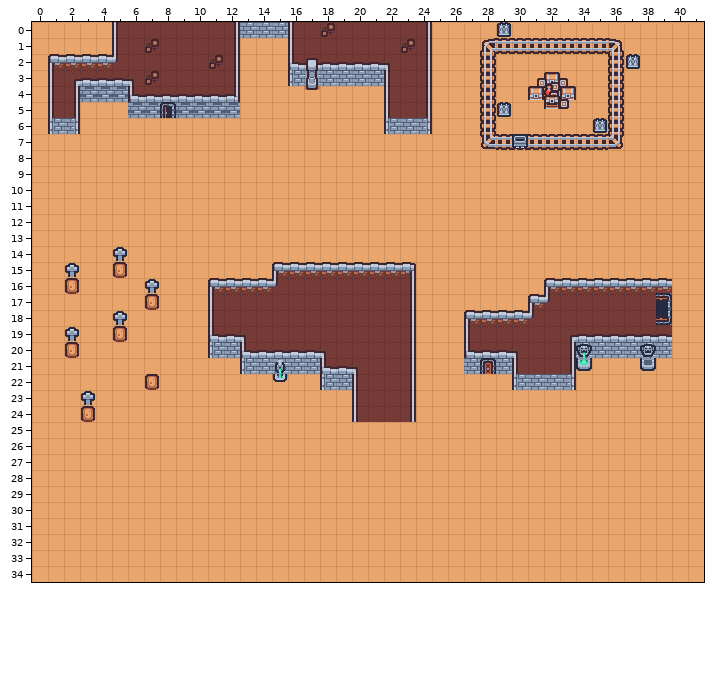
A Tiled map (JSON) gets an edit: assets/darkCave.tmj. The first picture shows the starting point.
Cells are 16x16 px. Shown: x 0..41, y 0..34.
The same view after the edit:
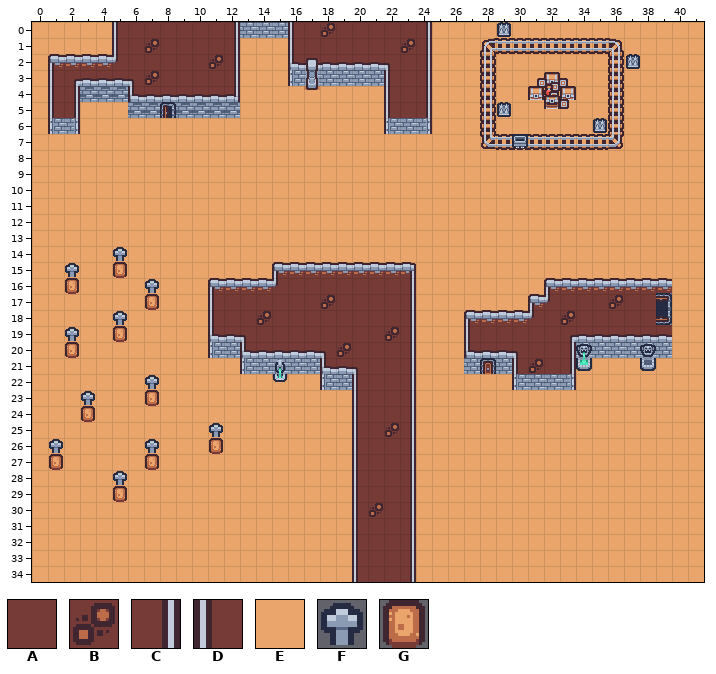
Key: from "kenney-tiny-town": A 0, B 12, C 13, D 15, E 48, F 64, G 66.
_ is an empty cell, # one hidden under a higher layer.
Difference:
Layer "Ground-n-Walkways":
y 25: x 20..23 EEEE -> DA#C
y 26..29: x 20..23 EEEE -> DAAC
y 30: x 20..23 EEEE -> D#AC
y 31..34: x 20..23 EEEE -> DAAC
Layer "Graveyard":
y 22: x 7 G -> F
y 23: x 7 _ -> G
y 25: x 11 _ -> F
y 26: x 1 _ -> F; x 7 _ -> F; x 11 _ -> G
y 27: x 1 _ -> G; x 7 _ -> G
y 28: x 5 _ -> F
y 29: x 5 _ -> G
Layer "Castle":
y 17: x 18 A -> B; x 36 A -> B
y 18: x 14 A -> B; x 33 A -> B
y 19: x 22 A -> B
y 20: x 19 A -> B
y 21: x 31 A -> B
y 25: x 22 _ -> B
y 30: x 21 _ -> B
